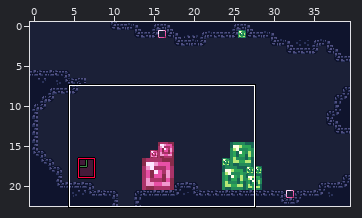
LDtk project: assets/levels/raymond-bian.ldtk. The picture above shows the old version from afar; the outline marks the close-up.
Close-up. First the earlier version:
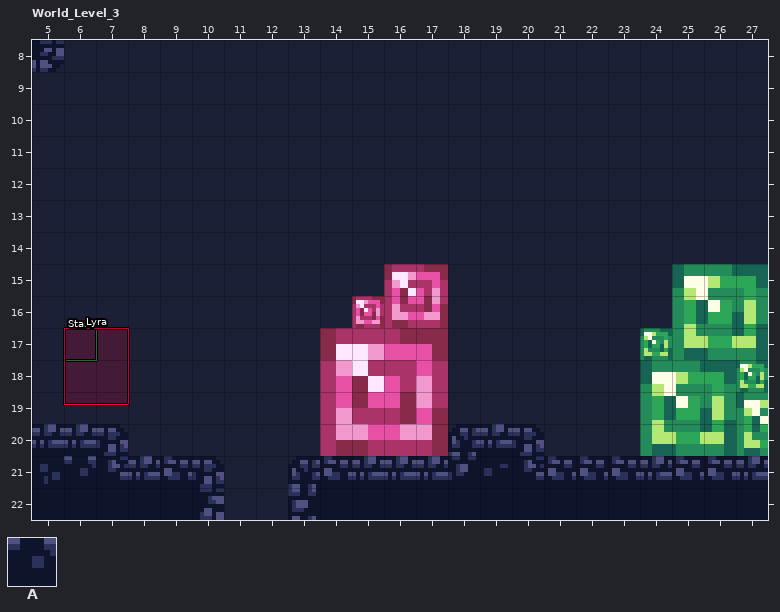
Cells are 8x8 px. Shown: World_Level_3 x 5..27, y 8..22. The commit also changed other parts of the map, which this record leaves out.
Key: from "Terrain": A 1 "walls".
_ is an empty cell.
Layer "Terrain" before, first column x 5:
 8 A______________________
 9 _______________________
10 _______________________
11 _______________________
12 _______________________
13 _______________________
14 _______________________
15 _______________________
16 _______________________
17 _______________________
18 _______________________
19 _______________________
20 AAA__________AAA_______
21 AAAAAA__AAAAAAAAAAAAAAA
22 AAAAAA__AAAAAAAAAAAAAAA
Once edited:
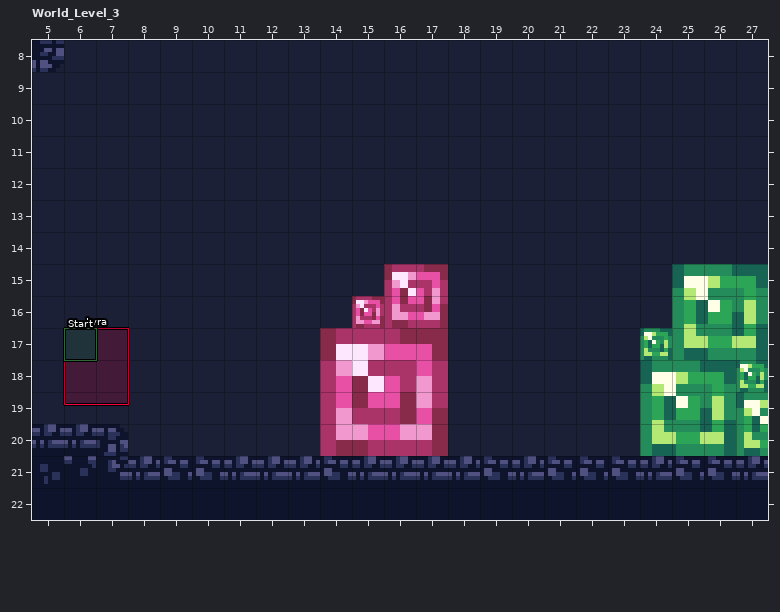
The edit:
Layer "Terrain":
Tile A now appears in row 21 at x 11 to 12.
Tile A is removed in row 20 at x 18 to 20.
